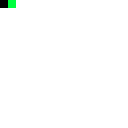
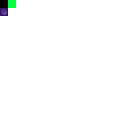
The second w=128, h=128 image is a revision of the first. Changes to its layers:
painted on "Paint Layer 1" over [0, 8, 8, 16]
